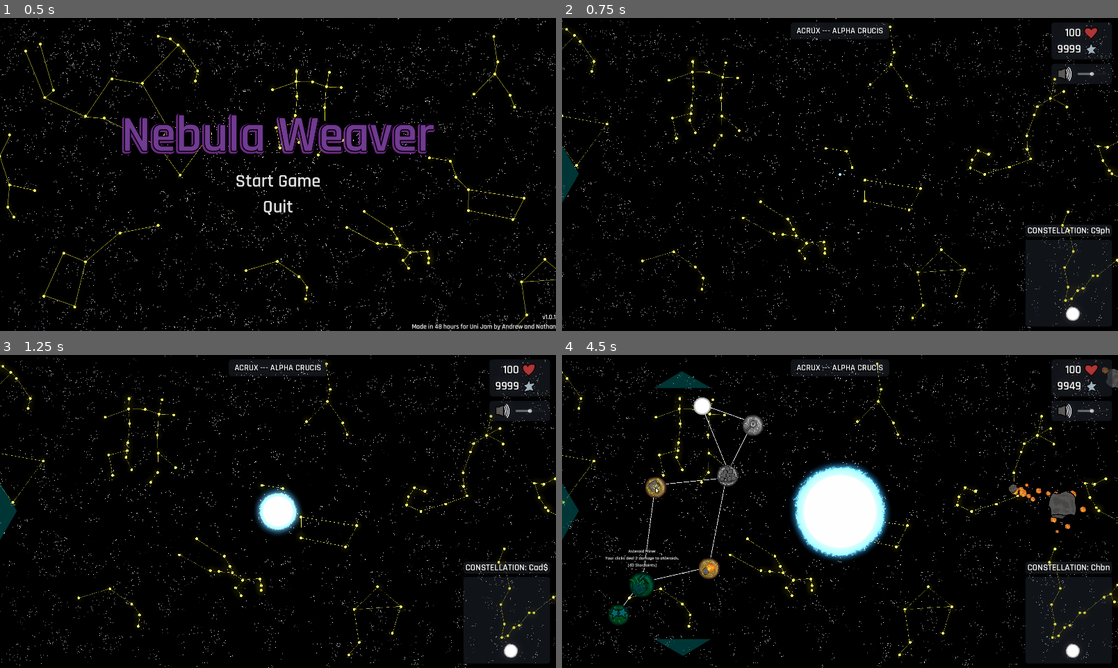
Above: before the commit, frames 1-4 (two rows, left to right).
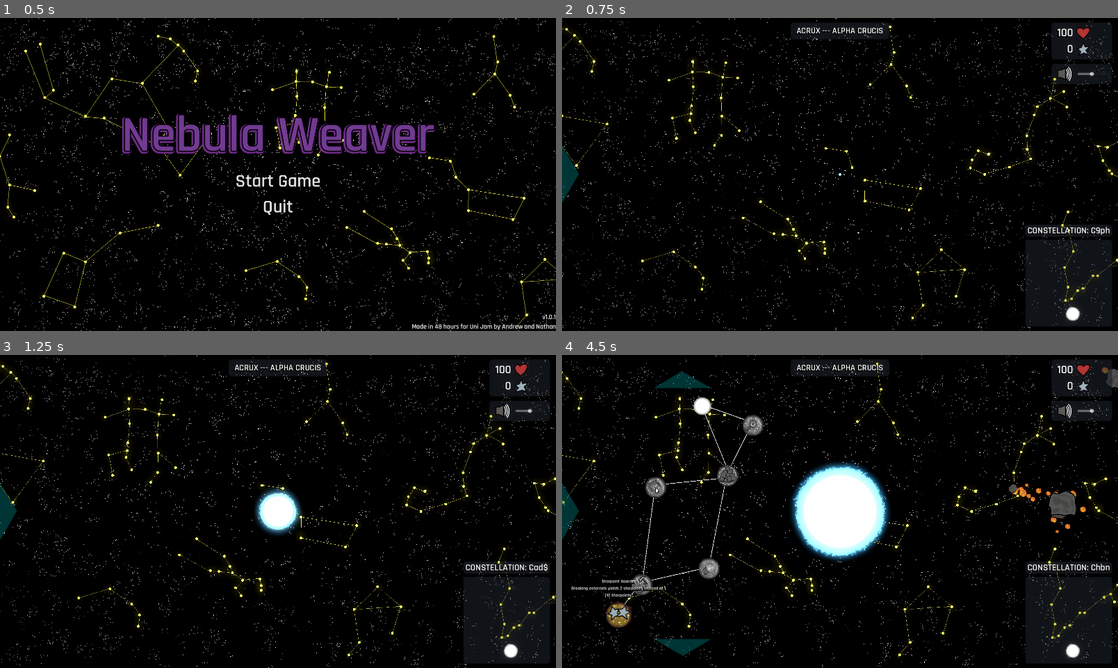
Above: after the commit, the same moments.

Repository: Paracosms/uni-jam
Game: Godot game, scene res://scenes/main_menu.tscn
Same seed, same stepped clock (60 frames per second), same inputs: the game is played once before the commit and once after it. Sound files missing from this copy of the repository are replaced by a short silence.
Inputs (mouse positions are in pixels of both pictures, inside the frame that each line leads up to; where the layout moved, square brackets give the same spot in the first picture):
- Up to frame 1 (0.5 s): no input
- Up to frame 2 (0.75 s): click "Start Game" at 0.5 s
- Up to frame 3 (1.25 s): no input
- Up to frame 4 (4.5 s): click (573, 511) at 1.25 s; click (689, 383) at 2 s; click (701, 652) at 2.75 s; click (617, 614) at 3.5 s; click (617, 614) [639, 583] at 4.25 s

Frame 1 is identical in both runs. In frame 2, 0.3% of the frame differs, in the area x 89-97%, y 3-12%; in frame 3, 0.3%; in frame 4, 1.5%, in the area x 1-97%, y 3-88%.

Commit message:
Update project branding and initial values
Renamed project to 'Nebula Weaver', added icons for Windows and macOS, and updated export presets. Fixed initial values for 'lives' and 'starPoints' in globals, and set script UIDs in UI scene. Also adjusted window settings and rendering options for improved platform support.

Diff:
--- a/project.godot
+++ b/project.godot
@@ -10,9 +10,12 @@
 
 [application]
 
-config/name="uni jam"
+config/name="Nebula Weaver"
+config/version="v1.0.1"
 run/main_scene="uid://dngq774sl2if1"
 config/features=PackedStringArray("4.4", "Forward Plus")
+config/icon="uid://dmvs2qbii7u14"
+config/windows_native_icon="res://assets/sprites/icon.ico"
 
 [autoload]
 
@@ -22,20 +25,21 @@
 
 window/size/viewport_width=1920
 window/size/viewport_height=1080
+window/size/mode=4
 window/size/resizable=false
 window/size/borderless=true
 window/stretch/mode="viewport"
 
 [global_group]
 
-lyra=""
-cepheus=""
-perseus=""
 skillButtons=""
 constellation_0=""
 constellation_1=""
 constellation_2=""
 texture_buttons=""
+lyra=""
+cepheus=""
+perseus=""
 
 [gui]
 
@@ -43,4 +47,5 @@
 
 [rendering]
 
+textures/vram_compression/import_etc2_astc=true
 viewport/hdr_2d=true
--- a/scripts/game_over_ui.gd
+++ b/scripts/game_over_ui.gd
@@ -29,7 +29,7 @@
 	Globals.parallaxSpeed = 0.2
 	Globals.meteorShower = false
 
-	Globals.lives = 50
+	Globals.lives = 100
 	Globals.starPoints = 0
 	Globals.currentStar = 0 # such that alpha = 0, beta = 1, etc.
 	Globals.currentSkillTree = 0 # 0 - Lyra, 1 - Cepheus 2 - Perseus
--- a/scripts/globals.gd
+++ b/scripts/globals.gd
@@ -10,7 +10,7 @@
 var lastStarDiedOn : int
 
 var lives : int = 100
-var starPoints : int = 09999
+var starPoints : int = 0
 var currentStar : int = 0 # such that alpha = 0, beta = 1, etc.
 var currentSkillTree : int = 0 # 0 - Lyra, 1 - Cepheus 2 - Perseus
 var skillsOpened : bool = false
Binary file added: assets/sprites/icon.ico
Binary file added: assets/sprites/icon.png
Not shown, added: assets/sprites/icon.png.import
Not shown, added: export_presets.cfg
Not shown: 2 places in scenes/ui.tscn that only renumber resources
